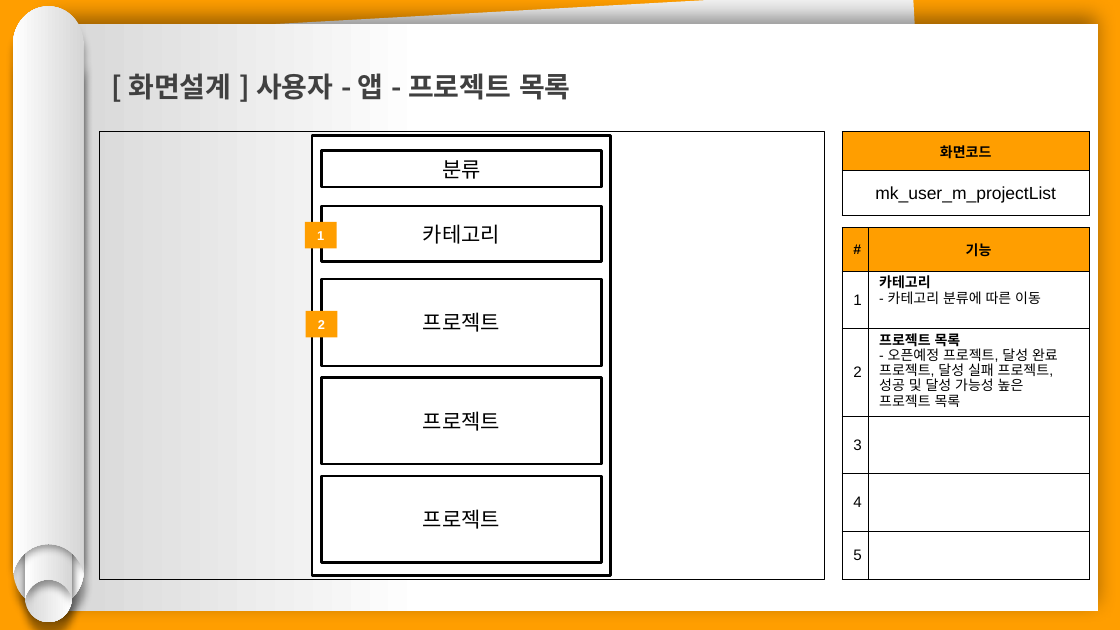
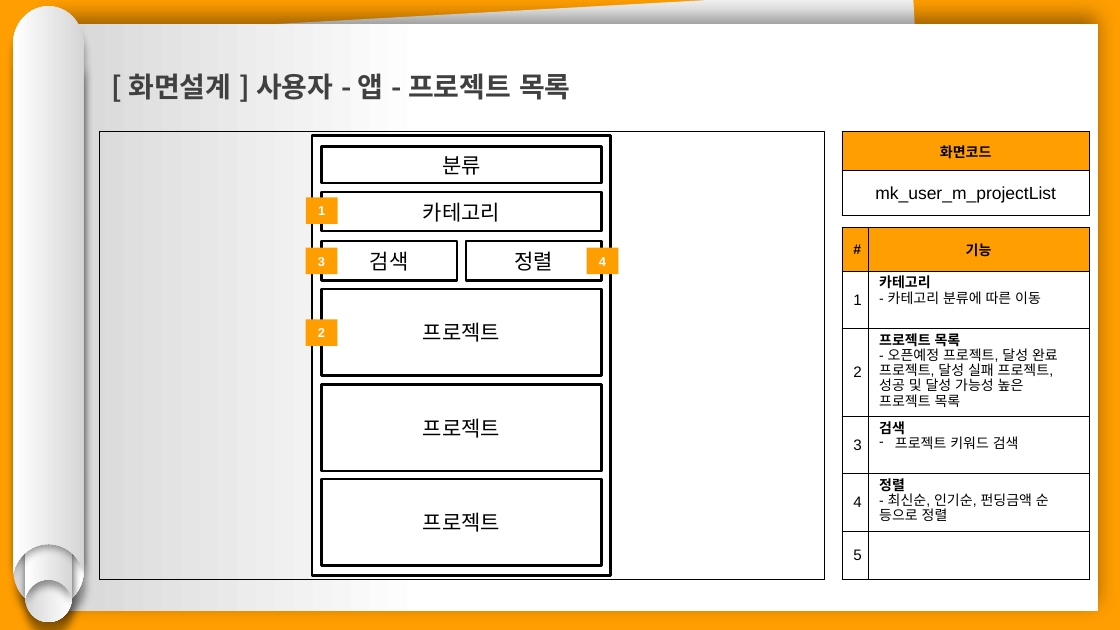
Before and after one commit to hhsw07/ezen-academy-projects, a slide deck: slide 8 of 0 발표용 파워포인트/project06 - 파워포인트 종합 - 민기.pptx. Drawn at 1120x630 pixels with LibreOffice and Linux fonts; fonts in the diff are those of the drawing. Boxes give left, top, right and bottom in pixels: in the first picture for what was removed or moved away, otherwise in the second. Text is boxed around its words. In the diff, an @@ line names an element or a change of style, - is before the commit and + after.

```diff
--- a/0 발표용 파워포인트/project06 - 파워포인트 종합 - 민기.pptx
+++ b/0 발표용 파워포인트/project06 - 파워포인트 종합 - 민기.pptx
@@ rectangle "분류": place and size @@
-rectangle "분류" at (322, 150, 602, 187)
+rectangle "분류" at (322, 147, 602, 183)
@@ rectangle "1": place and size @@
-rectangle "1" at (305, 222, 337, 249)
+rectangle "1" at (306, 197, 338, 224)
@@ rectangle "카테고리": place and size @@
-rectangle "카테고리" at (322, 206, 602, 261)
+rectangle "카테고리" at (322, 192, 602, 232)
@@ table at (843, 228, 1090, 580) @@
-row 4, column 2: 
+row 4, column 2: 검색 / 프로젝트 키워드 검색
-row 5, column 2: 
+row 5, column 2: 정렬 / - 최신순, 인기순, 펀딩금액 순 등으로 정렬
@@ rectangle added at (306, 248, 338, 275), fill #FF9E00, 11 pt, text #FFFFFF, bold @@
+3
@@ rectangle added at (322, 241, 457, 281), fill #FFFFFF, outline #000000 2 pt, 18 pt, text #000000 @@
+검색
@@ rectangle added at (466, 241, 602, 281), fill #FFFFFF, outline #000000 2 pt, 18 pt, text #000000 @@
+정렬
@@ rectangle added at (586, 248, 618, 275), fill #FF9E00, 11 pt, text #FFFFFF, bold @@
+4
@@ 3 rectangles: place and size @@
-3 rectangles at (306, 280, 602, 464)
+3 rectangles at (306, 289, 602, 471)
```
Also in this commit, not shown: 2 other slides changed, 1 other file.
